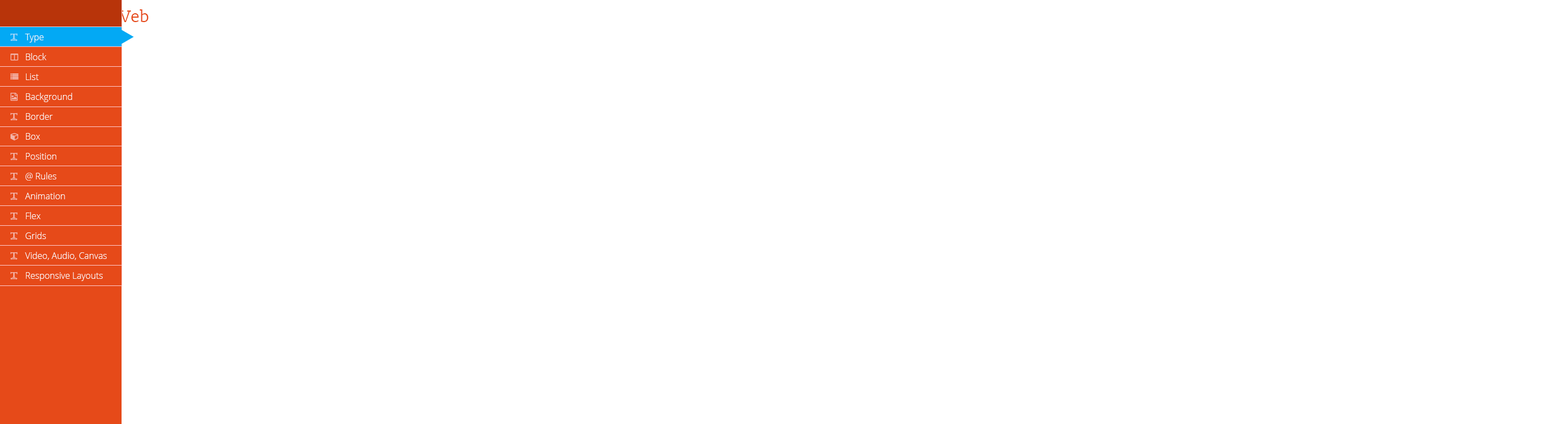
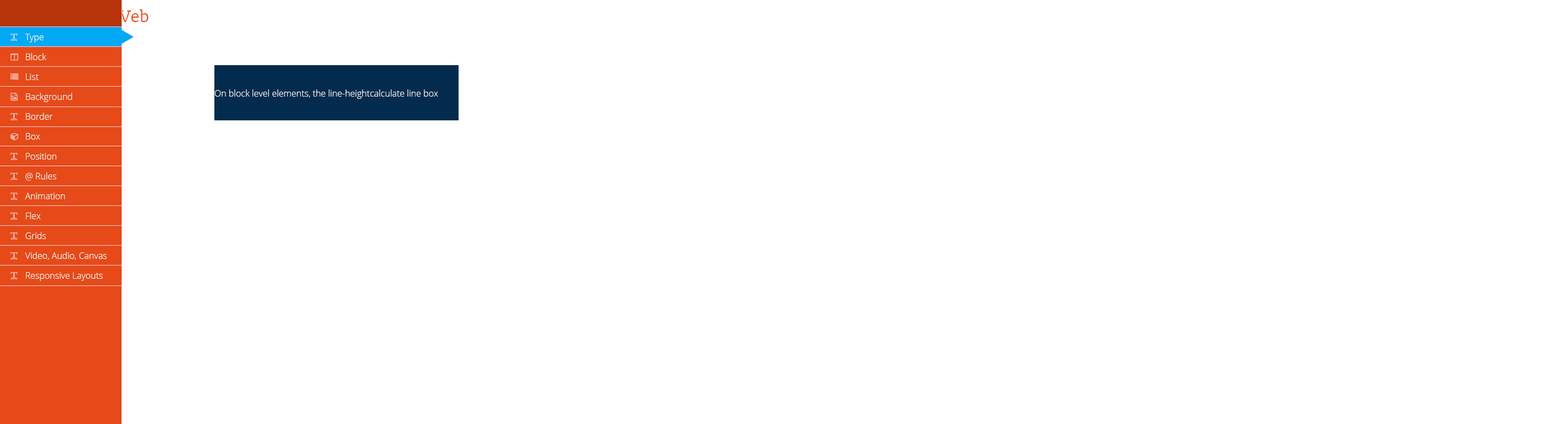
Layer changes from the first 1568 × 424 image to the second:
added layer "On block level elements, the line-heightcalculate line box" in group "Artboard 1" over [214, 89, 439, 99]
added layer "Layer 1" in group "Artboard 1" over [214, 65, 459, 121]
